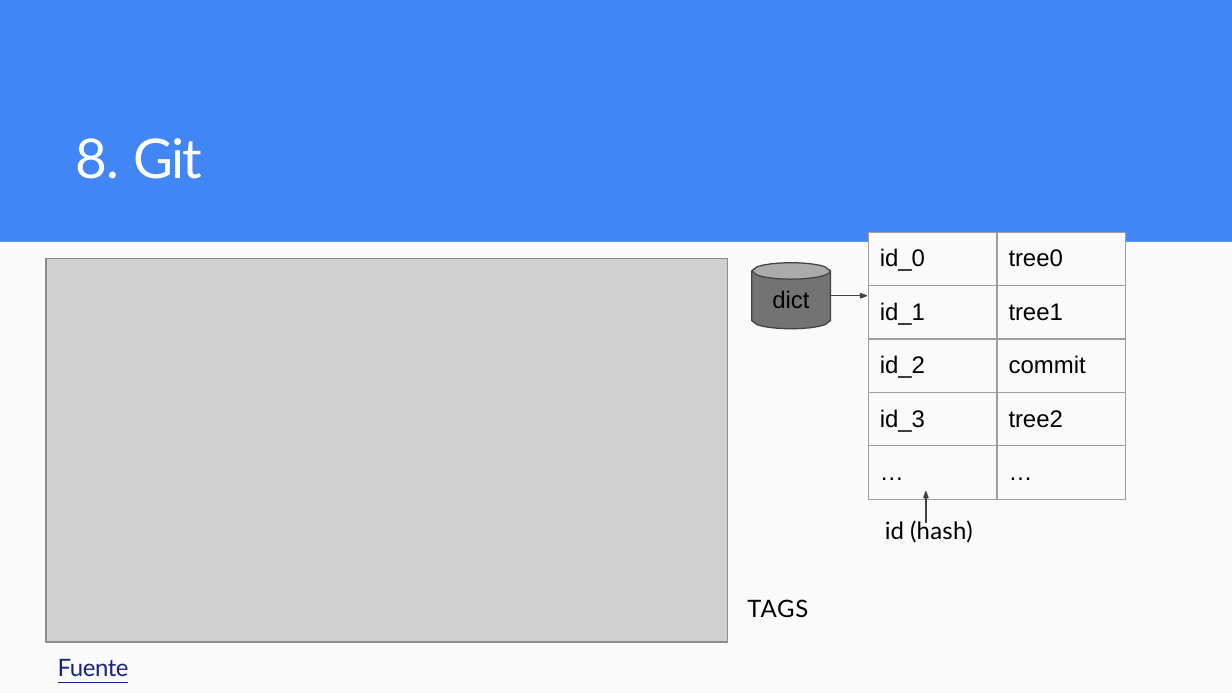
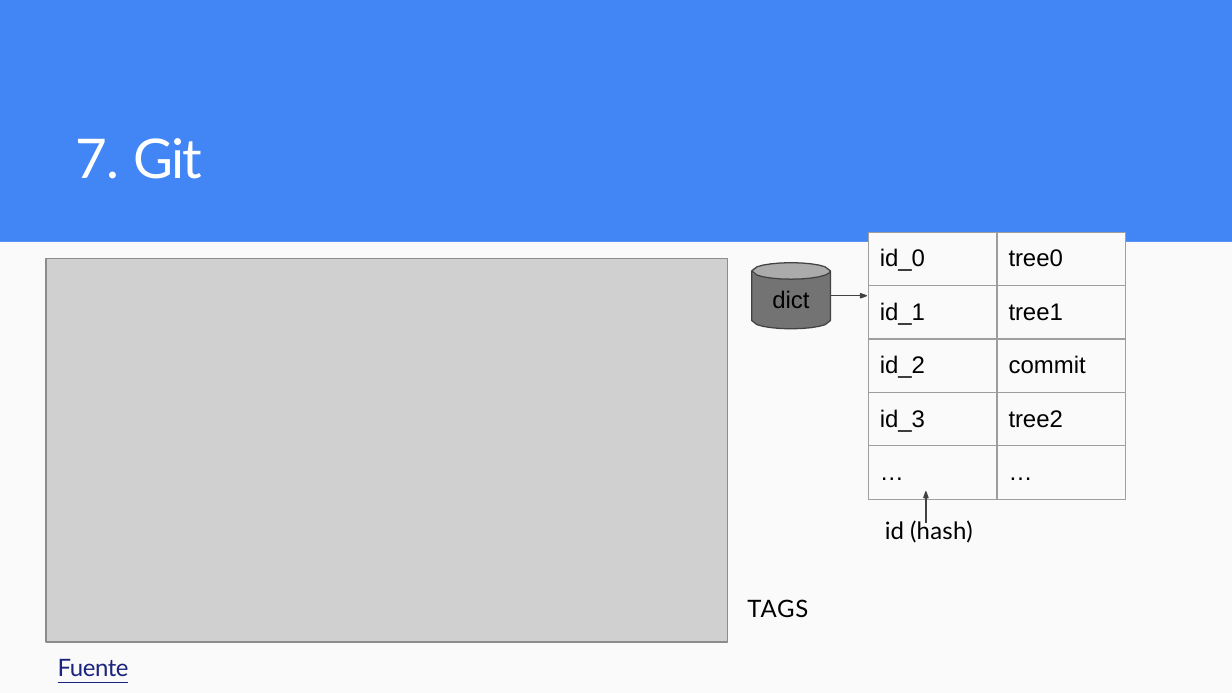
Before and after one commit to rpazos98/CEIA_Analisis_de_datos, a slide deck: slide 13 of clase_1/Clase1.pptx. Drawn at 1232x693 pixels with LibreOffice and Linux fonts; fonts in the diff are those of the drawing; grey boxes stand for pictures; background and template pictures are left out. Boxes give left, top, right and bottom in pixels: in the first picture for what was removed or moved away, otherwise in the second. Text is boxed around its words. In the diff, an @@ line names an element or a change of style, - is before the commit and + after.

```diff
--- a/clase_1/Clase1.pptx
+++ b/clase_1/Clase1.pptx
@@ title at [75,138,203,179]: text changed @@
-8. Git
+7. Git
```
Also in this commit, not shown: 7 other slides changed, 4 other files.
